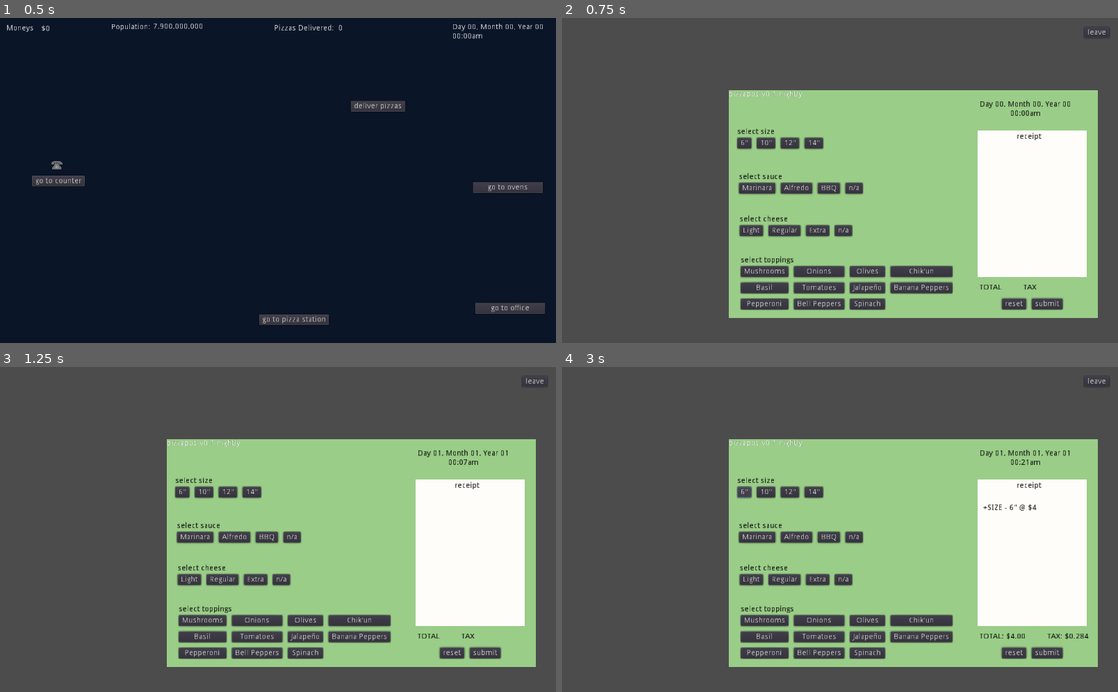
Above: before the commit, frames 1-4 (two rows, left to right).
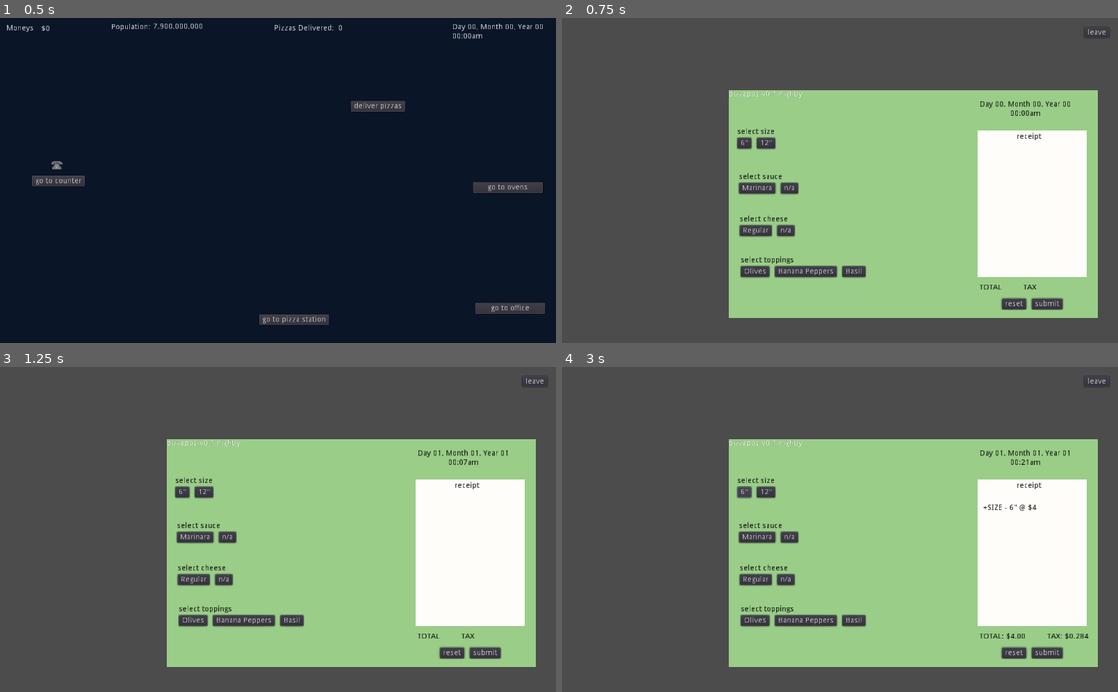
Above: after the commit, the same moments.

Repository: lstebner/pizzatheworld
Game: Godot game, scene res://scenes/PizzaShop.tscn
Two runs of this game, one before a commit and one after it. Both use one fixed random seed, a clock stepped at 60 frames per second and the inputs below.
Inputs:
- Up to frame 1 (0.5 s): no input
- Up to frame 2 (0.75 s): click "go to counter" at 0.5 s
- Up to frame 3 (1.25 s): no input
- Up to frame 4 (3 s): click "leave" at 1.25 s; click "go to counter" at 2 s; click "6'" at 2.75 s

Frame 1 is identical in both runs. In frame 2, 4.6% of the frame differs, in the area x 32-71%, y 36-90%; in frame 3, 4.6%; in frame 4, 4.6%.

Commit message:
basing loops on shop available toppings
  there were a bunch of loops going over Constants that are now based on
  the shop's available items so that the other items can be unlocked,
  and there can be a progression to becoming so complicated

Diff:
--- a/Models.gd
+++ b/Models.gd
@@ -398,21 +398,26 @@
 		return pizza
 
 	func pickSizeForPizza():
-		var randomSize = rng.randi() % Constants.PIZZA_SIZES.size()
-		return Constants.PIZZA_SIZES.values()[randomSize]
+		var availableSizes = Player.Shop.AvailableSizes
+		var randomSize = rng.randi() % availableSizes.size()
+		return availableSizes[randomSize]
 
 	func pickSauceForPizza():
-		var randomSauce = rng.randi() % Constants.SAUCES.size()
-		return Constants.SAUCES.values()[randomSauce]
+		var availableSauces = Player.Shop.AvailableSauces
+		var randomSauce = rng.randi() % availableSauces.size()
+		return availableSauces[randomSauce]
 
 	func pickCheeseForPizza():
-		var randomCheese = rng.randi() % Constants.CHEESES.size()
-		return Constants.CHEESES.values()[randomCheese]
+		var availableCheeses = Player.Shop.AvailableCheeses
+		var randomCheese = rng.randi() % availableCheeses.size()
+		return availableCheeses[randomCheese]
 
 	func pickToppingsForPizza():
-		if rng.randi() % 3 == 1:
+		if rng.randi() % 5 == 1:
 			return []
 
+		var availableToppings = Player.Shop.AvailableToppings
+
 		var numToppings = rng.randi() % 8 - 3
 
 		if numToppings < 1: return []
@@ -420,7 +425,7 @@
 		var toppings = []
 
 		for i in numToppings:
-			var randomTopping = Constants.TOPPINGS.values()[rng.randi() % Constants.TOPPINGS.size()]
+			var randomTopping = availableToppings.values()[rng.randi() % availableToppings.size()]
 			if !toppings.has(randomTopping):
 				toppings.append(randomTopping)
 
--- a/Player.gd
+++ b/Player.gd
@@ -9,10 +9,10 @@
 	var Level = 1
 	var OpenOrders = []
 	var CompletedOrders = []
-	var AvailableToppings = Constants.TOPPINGS
-	var AvailablePans = Constants.PIZZA_SIZES
-	var AvailableSauces = Constants.SAUCES
-	var AvailableCheeses = Constants.CHEESES
+	var AvailableToppings = [Constants.TOPPINGS.olives, Constants.TOPPINGS.bananaPeppers, Constants.TOPPINGS.basil]
+	var AvailableSizes = [Constants.PIZZA_SIZES.six, Constants.PIZZA_SIZES.twelve]
+	var AvailableSauces = [Constants.SAUCES.marinara, Constants.SAUCES.none]
+	var AvailableCheeses = [Constants.CHEESES.normal, Constants.CHEESES.none]
 	var Ovens = [Models.Oven.new()]
 	var Pizzas = []
 	var Balance = 0
--- a/scenes/POS.gd
+++ b/scenes/POS.gd
@@ -15,25 +15,25 @@
 	$clock/datetime.text = GlobalWorld.formattedDateString()
 
 func createAllButtons():
-	for size in Constants.PIZZA_SIZES.values():
+	for size in Player.Shop.AvailableSizes:
 		var button = Button.new()
 		button.text = Names.SIZES[size]
 		button.connect("pressed", self, "_on_size_button_pressed", [size])
 		$size/VBoxContainer/GridContainer.add_child(button)
 
-	for topping in Constants.TOPPINGS.values():
+	for topping in Player.Shop.AvailableToppings:
 		var button = Button.new()
 		button.text = Names.TOPPINGS[topping]
 		button.connect("pressed", self, "_on_topping_button_pressed", [topping])
 		$toppings/VBoxContainer/GridContainer.add_child(button)
 
-	for sauce in Constants.SAUCES.values():
+	for sauce in Player.Shop.AvailableSauces:
 		var button = Button.new()
 		button.text = Names.SAUCES[sauce]
 		button.connect("pressed", self, "_on_sauce_button_pressed", [sauce])
 		$sauce/VBoxContainer/GridContainer.add_child(button)
 
-	for cheese in Constants.CHEESES.values():
+	for cheese in Player.Shop.AvailableCheeses:
 		var button = Button.new()
 		button.text = Names.CHEESES[cheese]
 		button.connect("pressed", self, "_on_cheese_button_pressed", [cheese])
--- a/scenes/PizzaStation.gd
+++ b/scenes/PizzaStation.gd
@@ -35,21 +35,21 @@
 	for b in existingButtons:
 		b.queue_free()
 
-	for size in Constants.PIZZA_SIZES.values():
+	for size in Player.Shop.AvailableSizes:
 		var button = Button.new()
 		button.add_to_group("pizza_station_buttons")
 		button.text = Names.SIZES[size]
 		button.connect("pressed", self, "_on_size_button_pressed", [size])
 		$Pans/VBoxContainer.add_child(button)
 
-	for topping in Constants.TOPPINGS.values():
+	for topping in Player.Shop.AvailableToppings:
 		var button = Button.new()
 		button.add_to_group("pizza_station_buttons")
 		button.text = Names.TOPPINGS[topping]
 		button.connect("pressed", self, "_on_topping_button_pressed", [topping])
 		$Toppings/GridContainer.add_child(button)
 
-	for sauce in Constants.SAUCES.values():
+	for sauce in Player.Shop.AvailableSauces:
 		var button = Button.new()
 		button.add_to_group("pizza_station_buttons")
 		button.text = Names.SAUCES[sauce]
